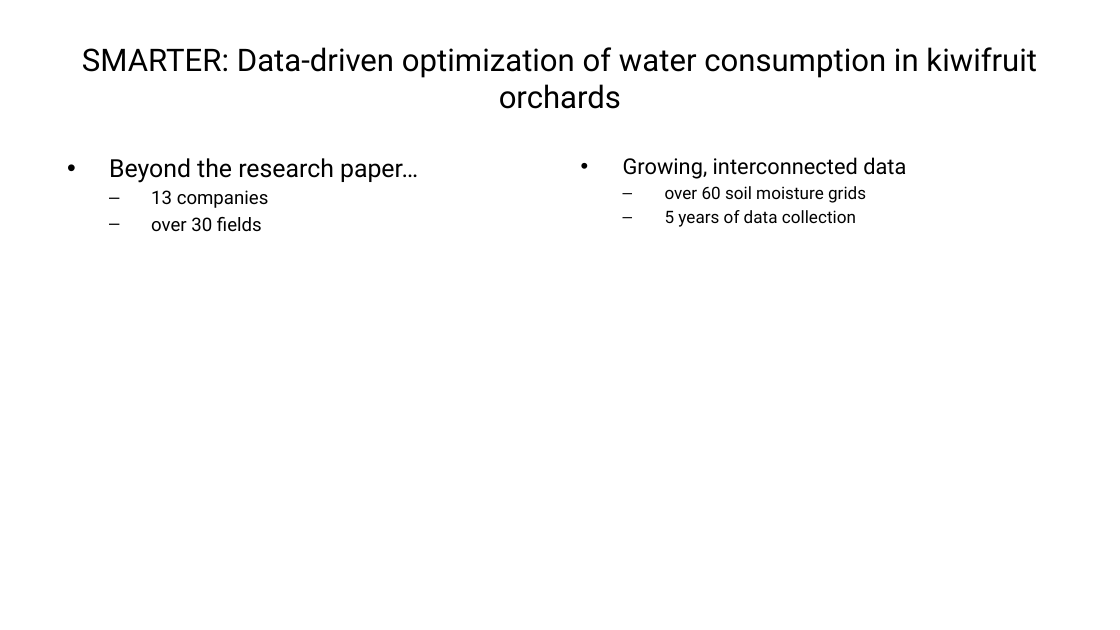
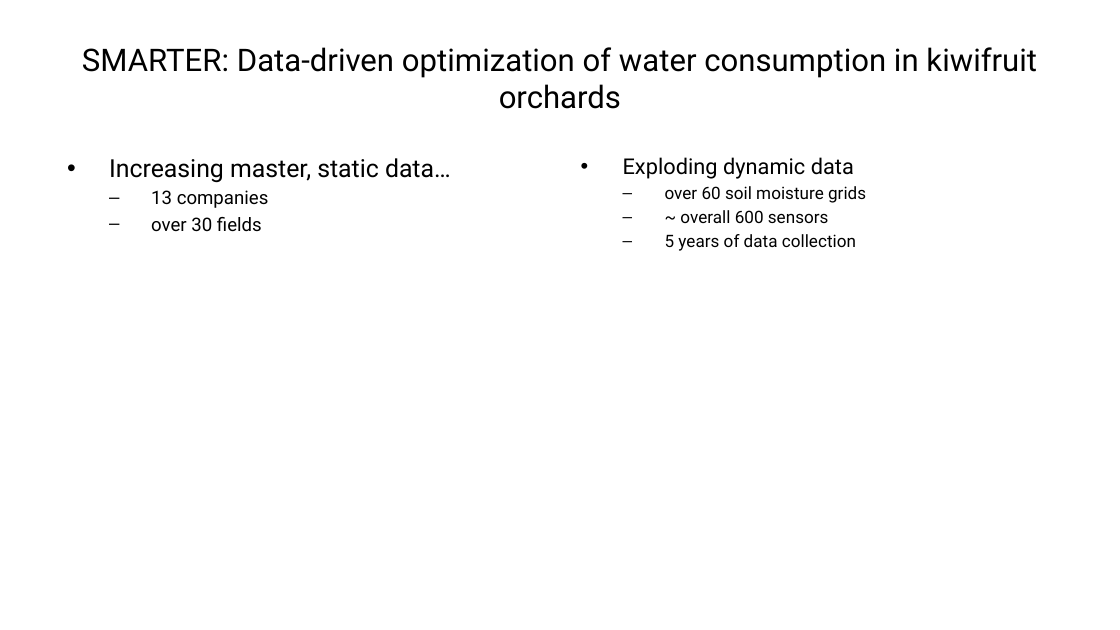
Before and after one commit to ManuelePasini/slides-markdown, a slide deck: slide 10 of 3rd_year_slides.pptx. Drawn at 1120x630 pixels with LibreOffice and Linux fonts; fonts in the diff are those of the drawing. Boxes give left, top, right and bottom in pixels: in the first picture for what was removed or moved away, otherwise in the second. Text is boxed around its words. In the diff, an @@ line names an element or a change of style, - is before the commit and + after.

```diff
--- a/3rd_year_slides.pptx
+++ b/3rd_year_slides.pptx
@@ text at <box>109,158,451,183</box>: text changed @@
-• Beyond the research paper…
+• Increasing master, static data…
@@ text at <box>623,157,854,179</box>: text changed @@
-• Growing, interconnected data
+• Exploding dynamic data
@@ text at <box>680,210,829,223</box>: paragraph added @@
+  – ~ overall 600 sensors
```
Also in this commit, not shown: 1 slide added, 1 slide removed, 4 other files.
